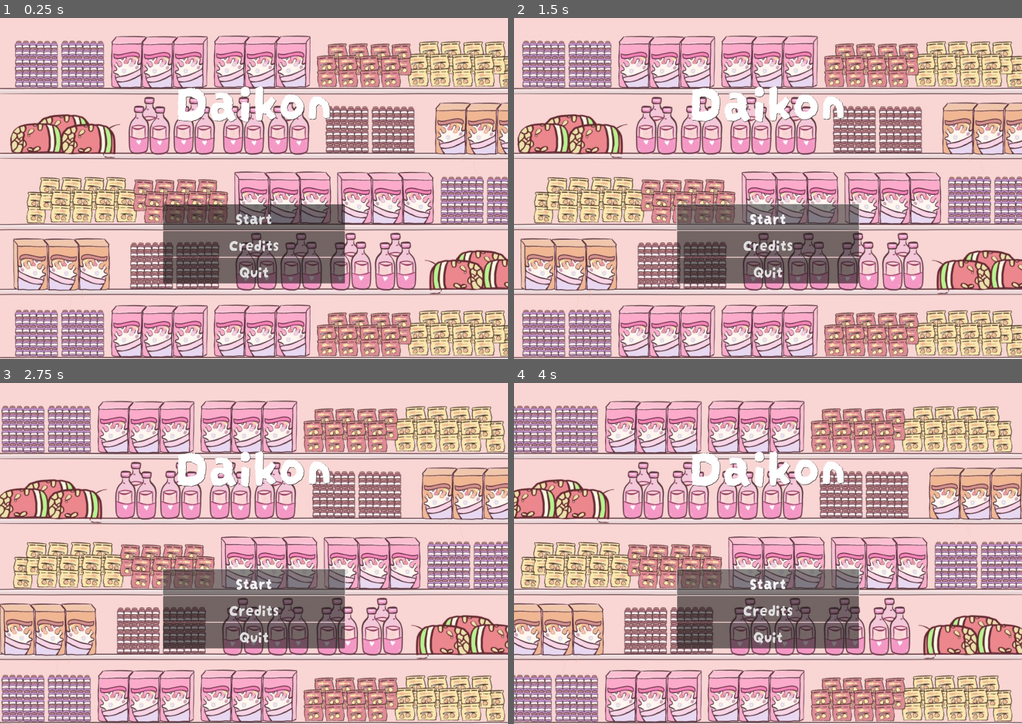
Above: before the commit, frames 1-4 (two rows, left to right).
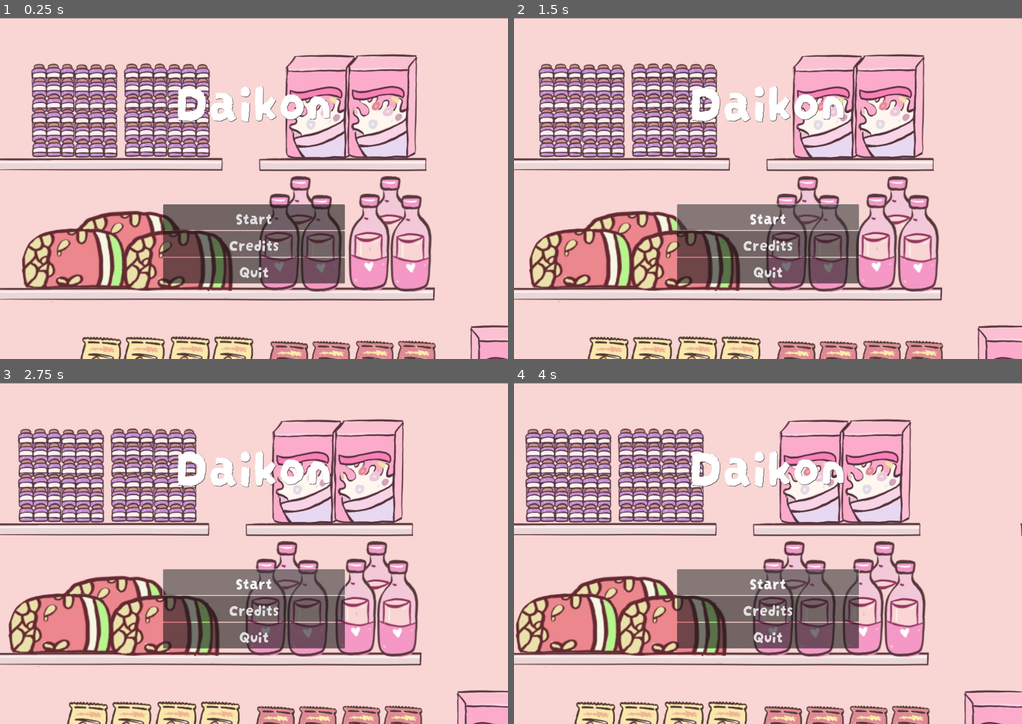
Above: after the commit, the same moments.

Repository: Boyquotes/daikon
Game: Godot game, scene res://menu.tscn
Same seed, same stepped clock (60 frames per second), same inputs: the game is played once before the commit and once after it. Sound files missing from this copy of the repository are replaced by a short silence.
Inputs:
- Up to frame 1 (0.25 s): no input
- Up to frame 2 (1.5 s): click "Start" at 0.5 s; click "Start" at 1.25 s
- Up to frame 3 (2.75 s): tap Enter (ui_accept) at 2, 2.27 s; hold Right (ui_right) from 2.03 s (still down)
- Up to frame 4 (4 s): tap Enter (ui_accept) at 3.02 s; release Right (ui_right) at 3.53 s; hold Left (ui_left) from 3.53 s (still down)

The runs differ from the first frame. In frame 1, 64% of the frame differs, in the area x 0-100%, y 0-100%; in frame 2, 64%; in frame 3, 65%; in frame 4, 65%.

Commit message:
better quality bg

Diff:
--- a/bg/bg.tscn
+++ b/bg/bg.tscn
@@ -1,6 +1,6 @@
 [gd_scene load_steps=3 format=3 uid="uid://crg1cbjd6oqt6"]
 
-[ext_resource type="Texture2D" uid="uid://kuxotuh2gesv" path="res://assets/bg/bg1.jpeg" id="1_mmiod"]
+[ext_resource type="Texture2D" uid="uid://xtphl6se8qdp" path="res://bg/Background.jpeg" id="1_71x04"]
 
 [sub_resource type="GDScript" id="GDScript_qgf02"]
 script/source = "extends ParallaxBackground
@@ -20,6 +20,6 @@
 motion_mirroring = Vector2(2048, 2.08165e-12)
 
 [node name="Bg1" type="Sprite2D" parent="ParallaxLayer"]
-position = Vector2(1024, 768)
+position = Vector2(2049, 1537)
 scale = Vector2(2, 2)
-texture = ExtResource("1_mmiod")
+texture = ExtResource("1_71x04")
--- a/level.tscn
+++ b/level.tscn
@@ -2,12 +2,12 @@
 
 [ext_resource type="Script" path="res://level.gd" id="1_1eiqh"]
 [ext_resource type="PackedScene" uid="uid://c41lanen2wit5" path="res://player/player.tscn" id="1_q3dmt"]
-[ext_resource type="Texture2D" uid="uid://kuxotuh2gesv" path="res://assets/bg/bg1.jpeg" id="2_tojij"]
+[ext_resource type="Texture2D" uid="uid://xtphl6se8qdp" path="res://bg/Background.jpeg" id="2_rcsu1"]
 [ext_resource type="PackedScene" uid="uid://dj240h7cckjy1" path="res://banana/banana.tscn" id="3_85x0w"]
 [ext_resource type="AudioStream" uid="uid://dcwmegevdgiax" path="res://assets/sounds/theme.wav" id="3_h36wp"]
 
 [sub_resource type="RectangleShape2D" id="RectangleShape2D_t8481"]
-size = Vector2(2058.06, 19.125)
+size = Vector2(1650.02, 18.2812)
 
 [sub_resource type="RectangleShape2D" id="RectangleShape2D_30sho"]
 size = Vector2(1070, 18.5)
@@ -19,24 +19,24 @@
 script = ExtResource("1_1eiqh")
 
 [node name="Bg1" type="Sprite2D" parent="."]
-position = Vector2(1024, 768)
-scale = Vector2(2, 2)
-texture = ExtResource("2_tojij")
+position = Vector2(952, 712)
+scale = Vector2(0.926107, 0.926107)
+texture = ExtResource("2_rcsu1")
 
 [node name="Shelves" type="StaticBody2D" parent="."]
 position = Vector2(119, 231)
 
 [node name="Shelf 1" type="CollisionShape2D" parent="Shelves"]
-position = Vector2(790.03, 797.875)
+position = Vector2(1380, 723)
 shape = SubResource("RectangleShape2D_t8481")
 
 [node name="Shelf 2" type="CollisionShape2D" parent="Shelves"]
 unique_name_in_owner = true
-position = Vector2(907.062, 1055.44)
+position = Vector2(702.008, 961.859)
 shape = SubResource("RectangleShape2D_t8481")
 
 [node name="Shelf 3" type="CollisionShape2D" parent="Shelves"]
-position = Vector2(1394, 551.75)
+position = Vector2(1394, 500)
 shape = SubResource("RectangleShape2D_30sho")
 
 [node name="Daikon" parent="." instance=ExtResource("1_q3dmt")]
@@ -48,10 +48,10 @@
 autoplay = true
 
 [node name="Banana 1" parent="." instance=ExtResource("3_85x0w")]
-position = Vector2(526, 1200)
+position = Vector2(526, 1146)
 
 [node name="Fallzone" type="Area2D" parent="."]
-position = Vector2(-2160, 1320)
+position = Vector2(-2148, 1434)
 metadata/_edit_group_ = true
 
 [node name="Death Plane" type="CollisionShape2D" parent="Fallzone"]
Binary file added: bg/Background.jpeg
Not shown, added: bg/Background.jpeg.import
